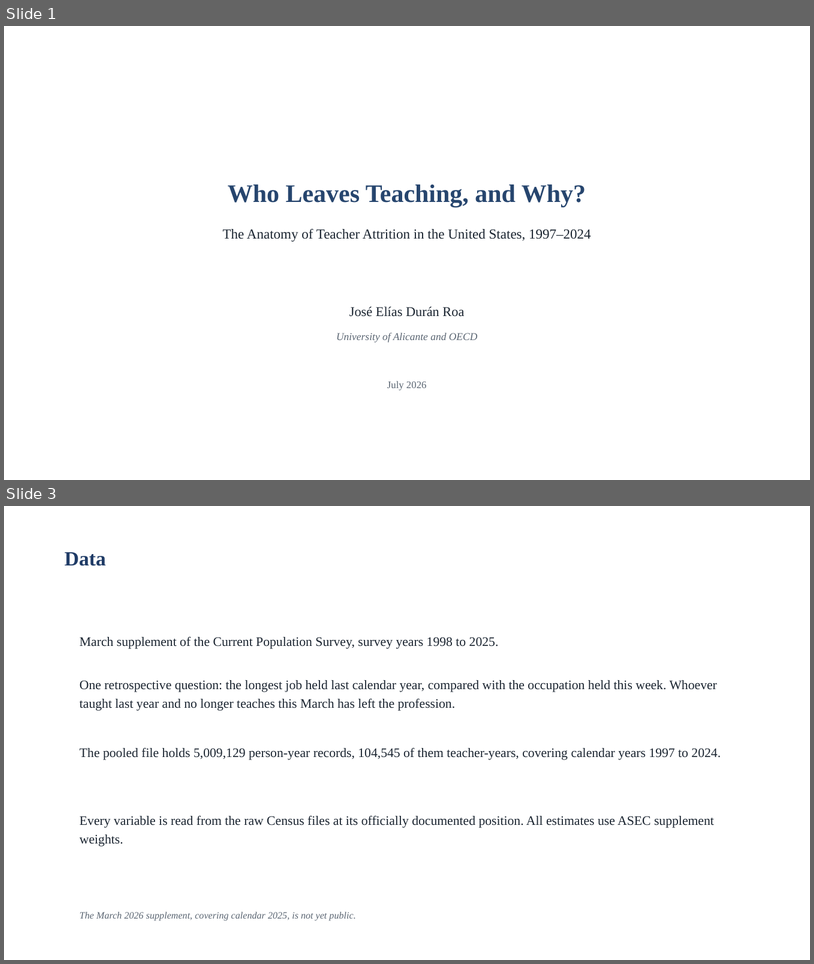
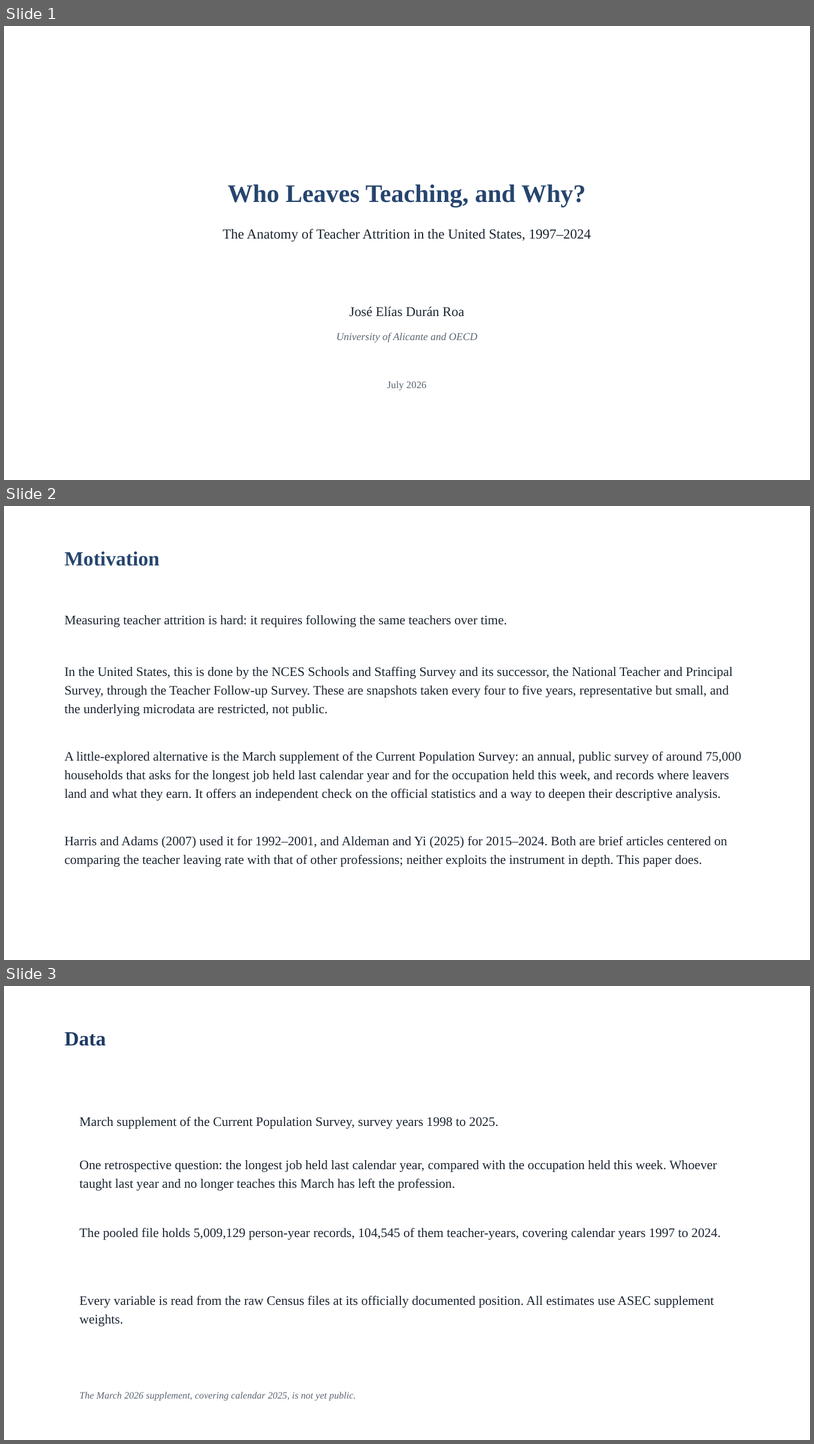
Before and after one commit to jedr1-ship-it/Alternative-Pathways----Quant, a slide deck: report/teacher_attrition_figures.pptx. Shown one above the other, each under a label of ours: slides 1 and 3 before the commit, slides 1, 2 and 3 after it; the slides between them are not shown. The pictures are 814x964 and 814x1444 pixels, drawn with LibreOffice and Linux fonts; fonts in the diff are those of the drawing. Boxes give left, top, right and bottom in pixels: in the first picture for what was removed or moved away, otherwise in the second. Text is boxed around its words. In the diff, an @@ line names an element or a change of style, - is before the commit and + after.

```diff
--- a/report/teacher_attrition_figures.pptx
+++ b/report/teacher_attrition_figures.pptx
@@ slide 2 added at [4, 506, 810, 960], background #FFFFFF @@
@@ text added at [65, 551, 160, 566], 24 pt, text #26456E, bold @@
+Motivation
@@ text added at [65, 615, 507, 627], 15.5 pt, text #1A2430 @@
+Measuring teacher attrition is hard: it requires following the same teachers over time.
@@ text added at [65, 666, 733, 716], 15.5 pt, text #1A2430 @@
+In the United States, this is done by the NCES Schools and Staffing Survey and its successor, the National Teacher and Principal Survey, through the Teacher Follow-up Survey. These are snapshots taken every four to five years, representative but small, and the underlying microdata are restricted, not public.
@@ text added at [65, 751, 742, 801], 15.5 pt, text #1A2430 @@
+A little-explored alternative is the March supplement of the Current Population Survey: an annual, public survey of around 75,000 households that asks for the longest job held last calendar year and for the occupation held this week, and records where leavers land and what they earn. It offers an independent check on the official statistics and a way to deepen their descriptive analysis.
@@ text added at [65, 835, 728, 867], 15.5 pt, text #1A2430 @@
+Harris and Adams (2007) used it for 1992–2001, and Aldeman and Yi (2025) for 2015–2024. Both are brief articles centered on comparing the teacher leaving rate with that of other professions; neither exploits the instrument in depth. This paper does.
```
Also in this commit, not shown: 1 slide removed, 1 other file.
